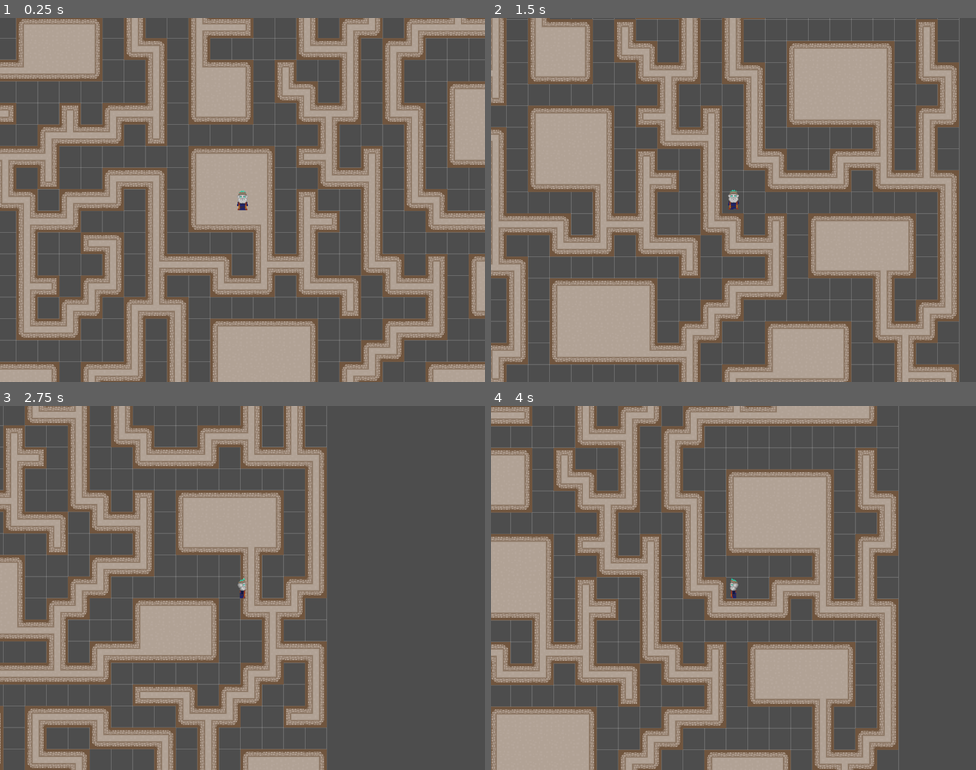
Above: before the commit, frames 1-4 (two rows, left to right).
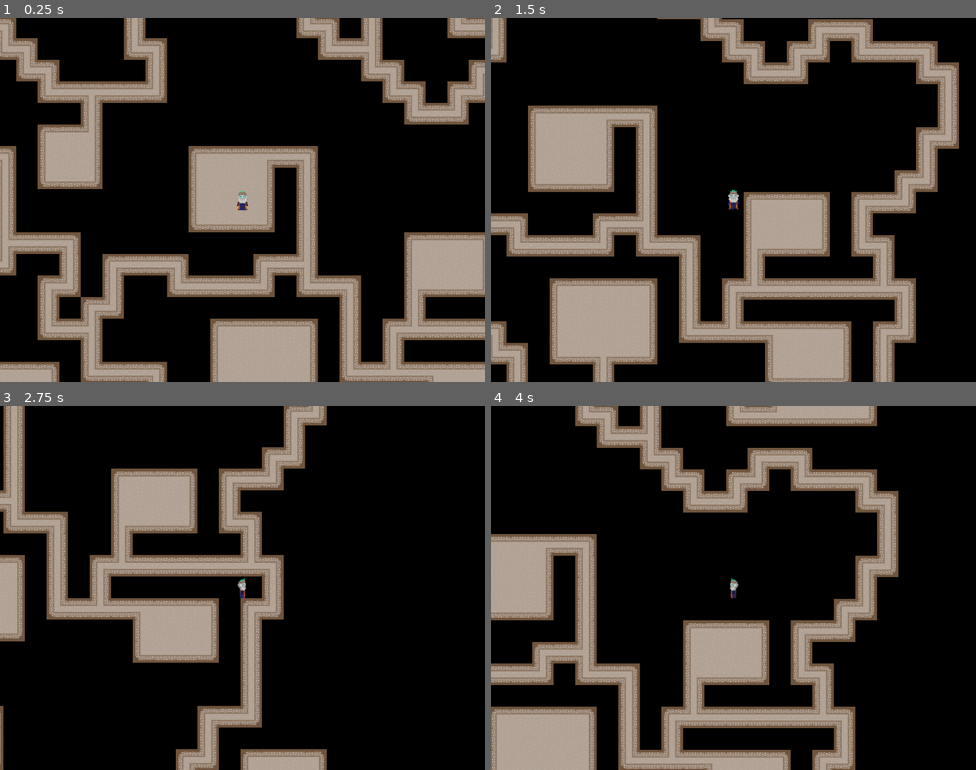
Above: after the commit, the same moments.

Repository: Taedenn/Procedural_Dungeon_Generator
Game: Godot game, scene res://scenes/auto_tile.tscn
The game is run twice, just before and just after one commit, with the same random seed, the same clock (stepped at 60 frames per second) and the same inputs.
Inputs:
- Up to frame 1 (0.25 s): no input
- Up to frame 2 (1.5 s): tap Enter at 0.5 s; hold Right (right) 0.53-1.28 s; hold Down (down) from 1.28 s (still down)
- Up to frame 3 (2.75 s): release Down (down) at 2.03 s; hold Right (right) from 2.03 s (still down)
- Up to frame 4 (4 s): release Right (right) at 2.78 s; hold Up (up) 2.78-3.53 s; hold Left (left) from 3.53 s (still down)

The runs differ from the first frame. In frame 1, 79% of the frame differs, in the area x 0-100%, y 0-100%; in frame 2, 78%; in frame 3, 88%; in frame 4, 81%.

Commit message:
bg + dungeon consistency

Diff:
--- a/procedural-dungeon/scenes/player.tscn
+++ b/procedural-dungeon/scenes/player.tscn
@@ -1,7 +1,8 @@
-[gd_scene load_steps=10 format=3 uid="uid://cuhhpf08kqmks"]
+[gd_scene load_steps=11 format=3 uid="uid://cuhhpf08kqmks"]
 
 [ext_resource type="Script" uid="uid://cmyf6ujc6fkn5" path="res://scripts/character_body_2d.gd" id="1_g2els"]
 [ext_resource type="Texture2D" uid="uid://c0nvggqylqydj" path="res://assets/raya_balc/Karalos_Walk.png" id="2_qhqgy"]
+[ext_resource type="Texture2D" uid="uid://c2xdtoiijdpsi" path="res://assets/bg.png" id="3_qhqgy"]
 
 [sub_resource type="Animation" id="Animation_qlg0r"]
 length = 0.001
@@ -116,6 +117,10 @@
 [node name="Camera2D" type="Camera2D" parent="."]
 zoom = Vector2(2, 2)
 
+[node name="Sprite2D" type="Sprite2D" parent="Camera2D"]
+z_index = -5
+texture = ExtResource("3_qhqgy")
+
 [node name="CollisionShape2D" type="CollisionShape2D" parent="."]
 position = Vector2(0, 13)
 shape = SubResource("CircleShape2D_g2els")
--- a/procedural-dungeon/scripts/auto_tile.gd
+++ b/procedural-dungeon/scripts/auto_tile.gd
@@ -10,7 +10,7 @@
 @export var max_attempts = 100
 @export var min_room_size = Vector2i(2,2)
 @export var max_room_size = Vector2i(10,10)
-@export var tiles_to_cull: int = 100
+@export var tiles_to_cull: int = 700
 
 var room_tiles: Array[Vector2i] = []
 var rooms_placed: Array[Rect2i] = []
@@ -57,7 +57,7 @@
 	room_connections()
 	cull_corridors()
 
-func _draw() -> void:
+func draw() -> void:
 	## draw simple grid
 
 	for x in map_width_cells + 1:
@@ -90,9 +90,9 @@
 		return
 
 	start_points.shuffle()
-	#flood_fill_corridors(start_points.pop_front())
-	for start in start_points:
-		flood_fill_corridors(start)
+	flood_fill_corridors(start_points.pop_front())
+	"for start in start_points:
+		flood_fill_corridors(start)"
 
 	if not corridor_tiles.is_empty():
 		tiles.set_cells_terrain_connect(corridor_tiles, 0, 0, true)
@@ -113,7 +113,7 @@
 				not room_tiles.has(tile)):
 					if (is_adjacent_to_corridor(tile)):
 						connections.append(tile)
-					if (connections.is_empty() and get_adjacent_room_connections(tile) > 3):
+					elif (connections.is_empty() and get_adjacent_room_connections(tile) > 3):
 						connections.append(tile)
 
 		if not connections.is_empty():
@@ -130,25 +130,24 @@
 func cull_corridors_recursive(attempts: int, cull_count: int):
 	## cull corridor tiles surrounded by at least 3 empty tiles
 
-	if cull_count >= tiles_to_cull or attempts >= max_attempts:
+	if cull_count >= tiles_to_cull or attempts >= max_attempts * 100:
 		return
 
 	var cull_tiles: Array[Vector2i] = []
 	var corridors_to_check = corridor_tiles.duplicate()
 
 	for current in corridors_to_check:
-		if cull_count >= tiles_to_cull or attempts >= max_attempts:
+		if cull_count >= tiles_to_cull or attempts >= max_attempts * 100:
 			break
 
 		if (is_isolated_corridor_tile(current)):
 			corridor_tiles.erase(current)
 			cull_tiles.append(current)
-			print("culled tile: ", current, "count: ", cull_count + 1)
+			#print("culled tile: ", current, " count: ", cull_count + 1, "/", tiles_to_cull, " attempts: ", attempts + 1, "/", max_attempts * 100)
 
 			tiles.set_cells_terrain_connect(cull_tiles, 0, -1, true)
 			cull_corridors_recursive(attempts + 1, cull_count + 1)
 			return
-
 
 func flood_fill_corridors(pos: Vector2i):
 	## algorithm that fills in tiles:
@@ -262,11 +261,12 @@
 
 func is_position_valid(room_rect: Rect2i, existing_rooms: Array) -> bool:
 	## return whether room desired to draw intersects with any existing room
+
 	var buffered_rect = Rect2i(
-		room_rect.position.x - 1,
-		room_rect.position.y - 1,
-		room_rect.size.x + 2,
-		room_rect.size.y + 2
+		room_rect.position.x - 3,
+		room_rect.position.y - 3,
+		room_rect.size.x + 6,
+		room_rect.size.y + 6
 	)
 	for room in existing_rooms:
 		if buffered_rect.intersects(room):
@@ -294,6 +294,7 @@
 		Vector2i(pos.x, pos.y + 1),
 		Vector2i(pos.x, pos.y - 1)]
 
+	directions.shuffle()
 	for dir in directions:
 		if(corridor_tiles.has(dir)):
 				return true
Binary file added: procedural-dungeon/assets/bg.png
Not shown, added: procedural-dungeon/assets/bg.png.import
Not shown, added: procedural-dungeon/assets/bg.png~
